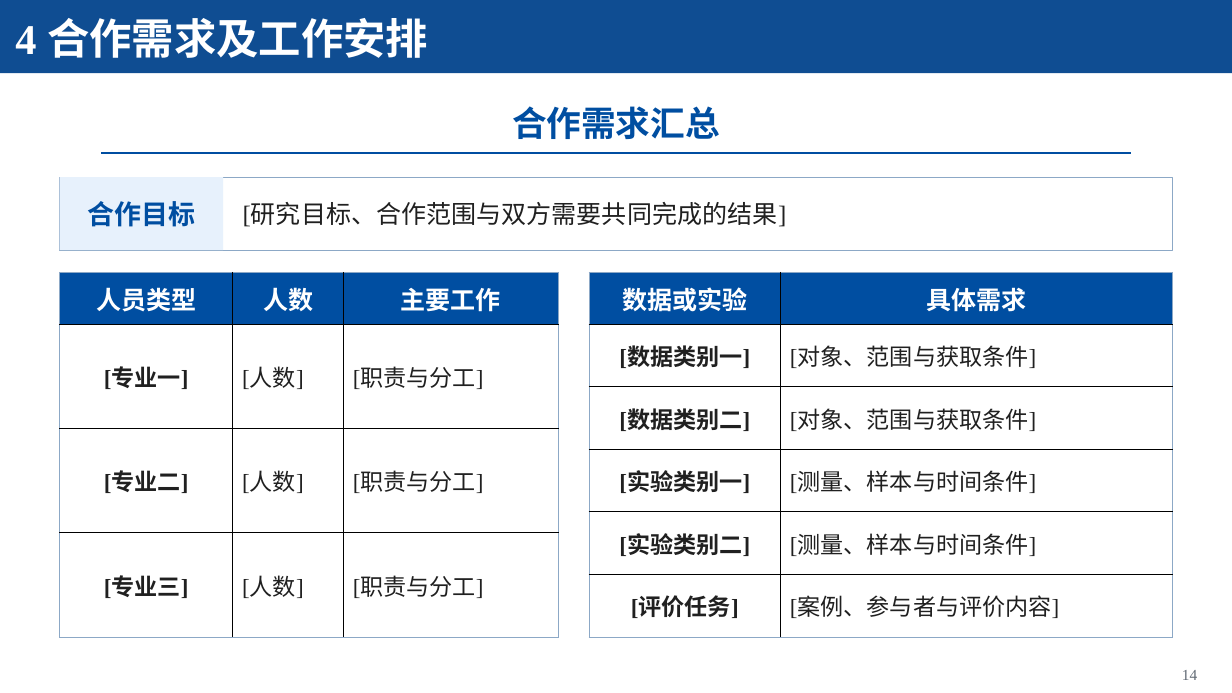
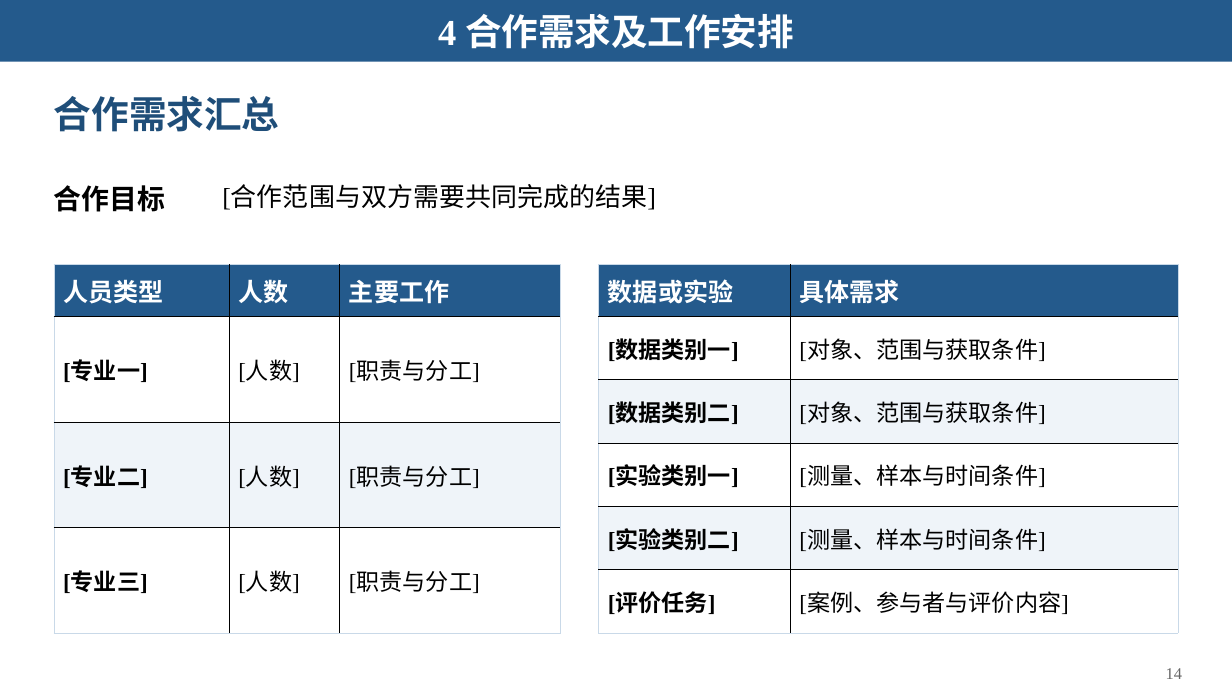
Before and after one commit to Starxy/skills, a slide deck: slide 14 of skills/ppt-craft/assets/academic-blue-template.pptx. Drawn at 1232x693 pixels with LibreOffice and Linux fonts; fonts in the diff are those of the drawing. Boxes give left, top, right and bottom in pixels: in the first picture for what was removed or moved away, otherwise in the second. Text is boxed around its words. In the diff, an @@ line names an element or a change of style, - is before the commit and + after.

```diff
--- a/skills/ppt-craft/assets/academic-blue-template.pptx
+++ b/skills/ppt-craft/assets/academic-blue-template.pptx
@@ rectangle: place and size @@
-rectangle at (0, 0, 1232, 73)
+rectangle at (0, 0, 1232, 62)
@@ rectangle at (0, 0, 1232, 62): fill #0F4D92 to #245A8C @@
@@ text "4 合作需求及工作安排": place and size @@
-text "4 合作需求及工作安排" at (15, 18, 428, 58)
+text "4 合作需求及工作安排" at (438, 14, 794, 49)
@@ text "4 合作需求及工作安排" at (438, 14, 794, 49): size 33 to 28.5 pt; alignment left to centre @@
@@ title "合作需求汇总": place and size @@
-title "合作需求汇总" at (512, 106, 720, 139)
+title "合作需求汇总" at (54, 96, 279, 132)
@@ title "合作需求汇总" at (54, 96, 279, 132): size 27 to 29.2 pt, text colour #004EA1 to #1F4E79; alignment centre to left @@
@@ text "合作目标": place and size @@
-text "合作目标" at (88, 201, 196, 227)
+text "合作目标" at (54, 185, 165, 212)
@@ text "合作目标" at (54, 185, 165, 212): size 21 to 21.8 pt, text colour #004EA1 to #000000; alignment centre to left; line spacing 1 to 1.15; vertical alignment middle to top @@
@@ rectangle removed at (60, 177, 1173, 250) @@
@@ rectangle removed at (60, 177, 224, 250) @@
@@ rectangle removed at (101, 152, 1131, 154) @@
@@ text "[合作范围与双方需要共同完成的结果]" at (222, 186, 656, 210): vertical alignment middle to top @@
@@ text at (222, 186, 656, 210): text changed; size 19.5 to 20.2 pt; text colour #202020 to #000000 @@
-[研究目标、合作范围与双方需要共同完成的结果]
+[合作范围与双方需要共同完成的结果]
@@ table at (54, 264, 561, 633) @@
@@ fill #004EA1 to #245A8C in row 1 @@
@@ fill #FFFFFF to #EFF4F9 in row 3 @@
@@ text colour #202020 to #000000 in "[专业一]", "[人数]", "[职责与分工]", "[专业二]" and 5 more places @@
@@ alignment centre to left @@
@@ borders changed @@
@@ table: place and size @@
-table at (60, 273, 559, 638)
+table at (54, 264, 561, 633)
@@ table at (599, 264, 1178, 633) @@
@@ fill #004EA1 to #245A8C in row 1 @@
@@ fill #FFFFFF to #EFF4F9 in 4 cells @@
@@ text colour #202020 to #000000 @@
@@ alignment centre to left @@
@@ borders changed @@
@@ table: place and size @@
-table at (590, 273, 1173, 638)
+table at (599, 264, 1178, 633)
@@ text "14" at (1166, 668, 1182, 679): size 12 to 12.8 pt, text colour #626B75 to #666666; line spacing 1 to 1.15; vertical alignment middle to top @@
```
Also in this commit, not shown: 14 other slides changed, 1 slide added, 1 slide removed, 5 other files.
